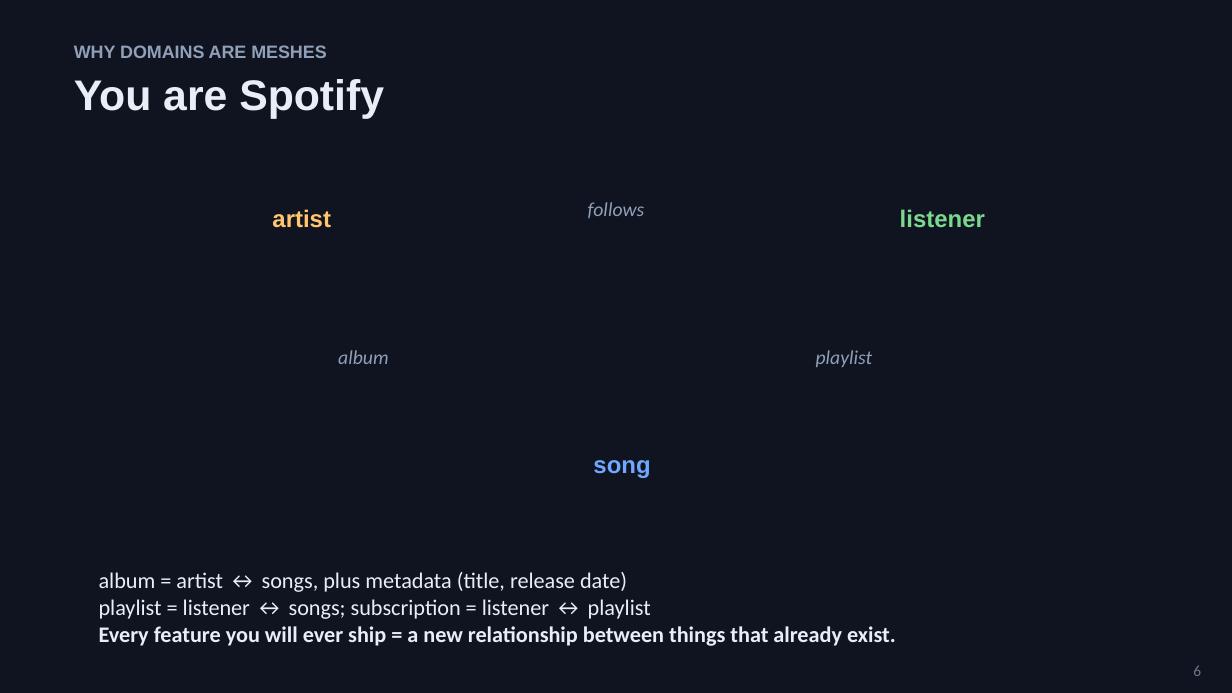
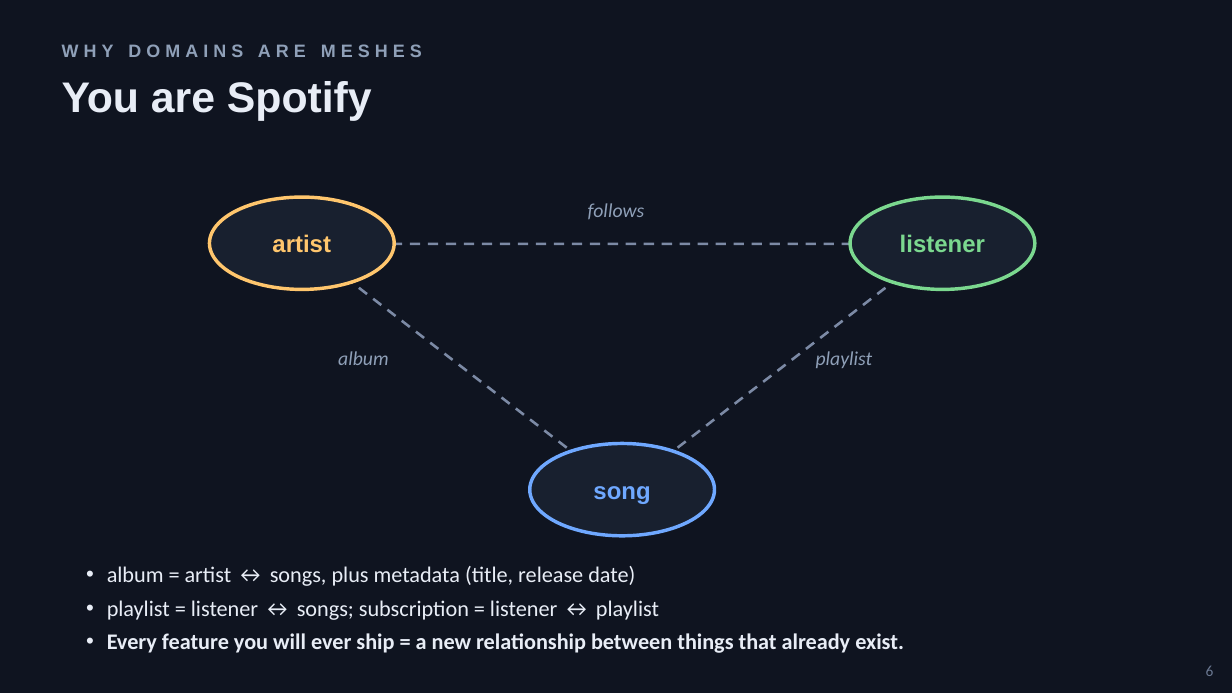
Before and after one commit to 4coders-com-br/datomic-model, a slide deck: slide 6 of domain-modeling-with-datoms.pptx. Drawn at 1232x693 pixels with LibreOffice and Linux fonts; fonts in the diff are those of the drawing. Boxes give left, top, right and bottom in pixels: in the first picture for what was removed or moved away, otherwise in the second. Text is boxed around its words. In the diff, an @@ line names an element or a change of style, - is before the commit and + after.

```diff
--- a/domain-modeling-with-datoms.pptx
+++ b/domain-modeling-with-datoms.pptx
@@ text "WHY DOMAINS ARE MESHES" at <box>62,44,422,57</box>: letter spacing 0 to 3 pt; vertical alignment top to middle @@
@@ ellipse added at <box>209,197,394,290</box>, fill #18202F, outline #FFC66D 2 pt @@
@@ vertical alignment top to middle in 7 elements at <box>1206,665,1214,676</box>, <box>62,81,372,121</box>, <box>338,351,388,365</box>, <box>816,351,873,368</box>, <box>272,234,331,253</box>, <box>593,486,650,504</box>, <box>900,234,985,252</box> @@
@@ ellipse added at <box>850,197,1035,290</box>, fill #18202F, outline #7BD88F 2 pt @@
@@ line added from (302, 244) to (622, 490), #7C8AA5 1.5 pt dashed @@
@@ line added from (302, 244) to (942, 244), #7C8AA5 1.5 pt dashed @@
@@ line added from (942, 244) to (622, 490), #7C8AA5 1.5 pt dashed @@
@@ ellipse added at <box>530,444,715,536</box>, fill #18202F, outline #6FA8FF 2 pt @@
@@ text "album = artist ↔ songs, ..." at <box>107,566,904,653</box>: bullet none to •; more space between paragraphs @@
```
Also in this commit, not shown: 54 other slides changed.
